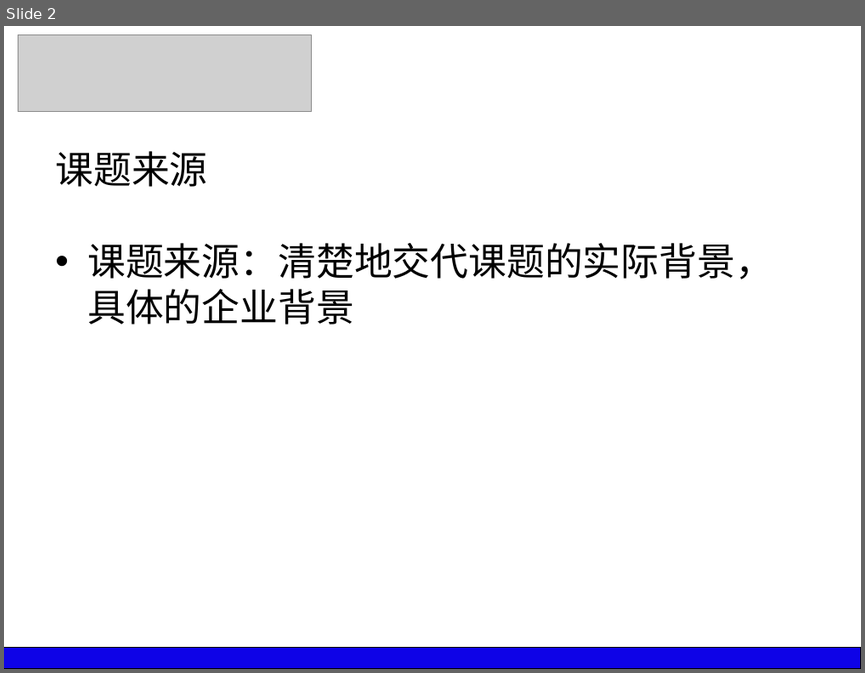
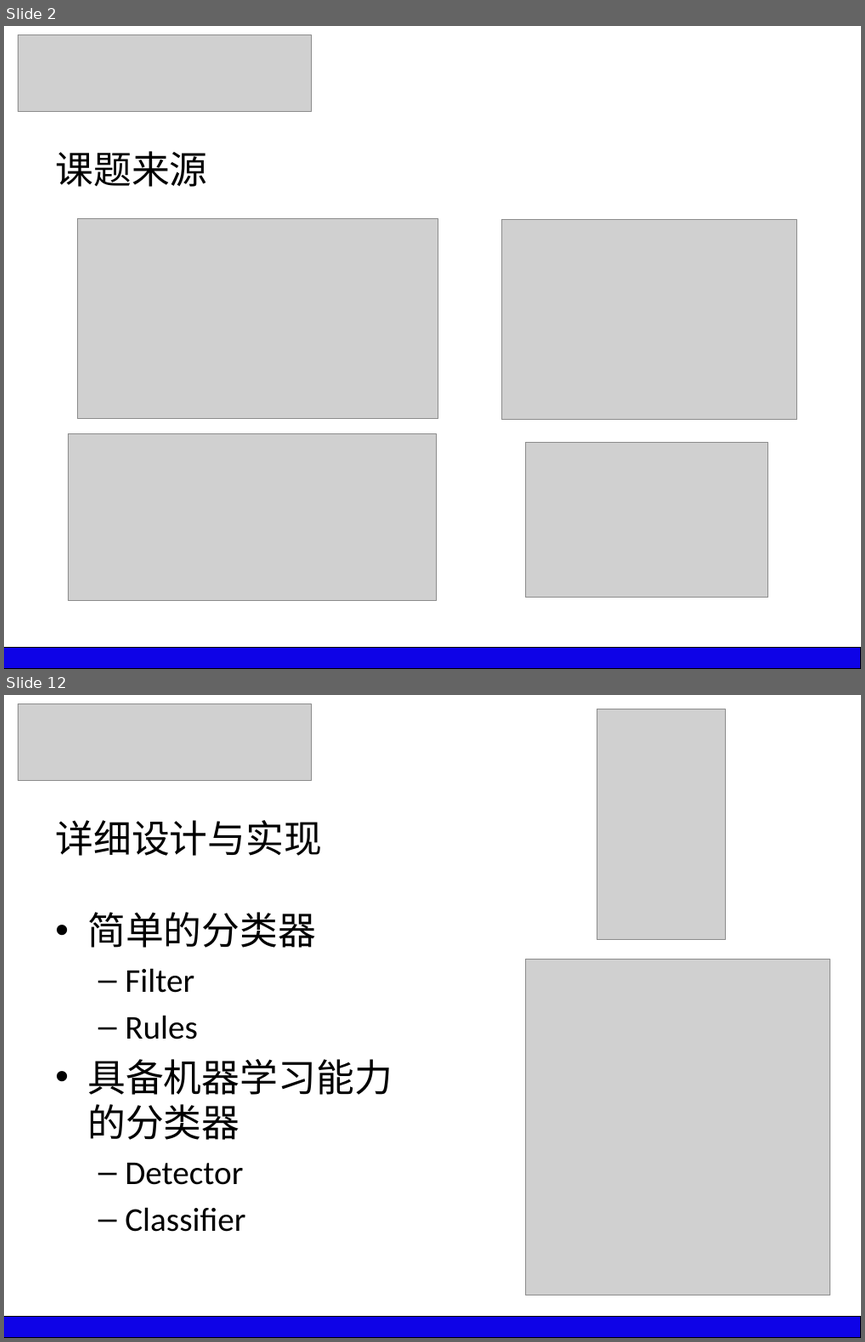
Before and after one commit to silver6wings/WeiboFilter, a slide deck: _Paper/X.最终毕业论文/0.于俊超_毕业答辩PPT.pptx. Shown one above the other, each under a label of ours: slide 2 before the commit, slides 2 and 12 after it; the slides between them are not shown. The pictures are 865x673 and 865x1342 pixels, drawn with LibreOffice and Linux fonts; fonts in the diff are those of the drawing; grey boxes stand for pictures. Boxes give left, top, right and bottom in pixels: in the first picture for what was removed or moved away, otherwise in the second. Text is boxed around its words. In the diff, an @@ line names an element or a change of style, - is before the commit and + after.

```diff
--- a/_Paper/X.最终毕业论文/0.于俊超_毕业答辩PPT.pptx
+++ b/_Paper/X.最终毕业论文/0.于俊超_毕业答辩PPT.pptx
@@ slide 12 added at bbox=[4, 695, 861, 1338], background #FFFFFF @@
@@ picture added at bbox=[18, 703, 312, 781] @@
@@ picture added at bbox=[597, 709, 726, 940] @@
@@ title added at bbox=[55, 820, 322, 856], 32 pt, text #000000 @@
+详细设计与实现
@@ text added at bbox=[87, 912, 392, 1231], 28 pt, text #000000 @@
+• 简单的分类器
+  – Filter
+  – Rules
+• 具备机器学习能力的分类器
+  – Detector
+  – Classifier
@@ picture added at bbox=[525, 959, 830, 1295] @@
@@ rectangle added at bbox=[4, 1316, 861, 1338], fill #0E03E7, outline #000000 0.75 pt @@
@@ slide 2 changed as well @@
@@ picture added at bbox=[78, 219, 438, 419] @@
@@ picture added at bbox=[501, 220, 796, 420] @@
@@ text removed at bbox=[87, 243, 773, 324] @@
-• 课题来源：清楚地交代课题的实际背景，具体的企业背景
@@ picture added at bbox=[69, 434, 437, 600] @@
@@ picture added at bbox=[525, 442, 767, 597] @@
```
Also in this commit, not shown: 5 other slides changed, 11 other slides added, 5 slides removed, 3 other files.
